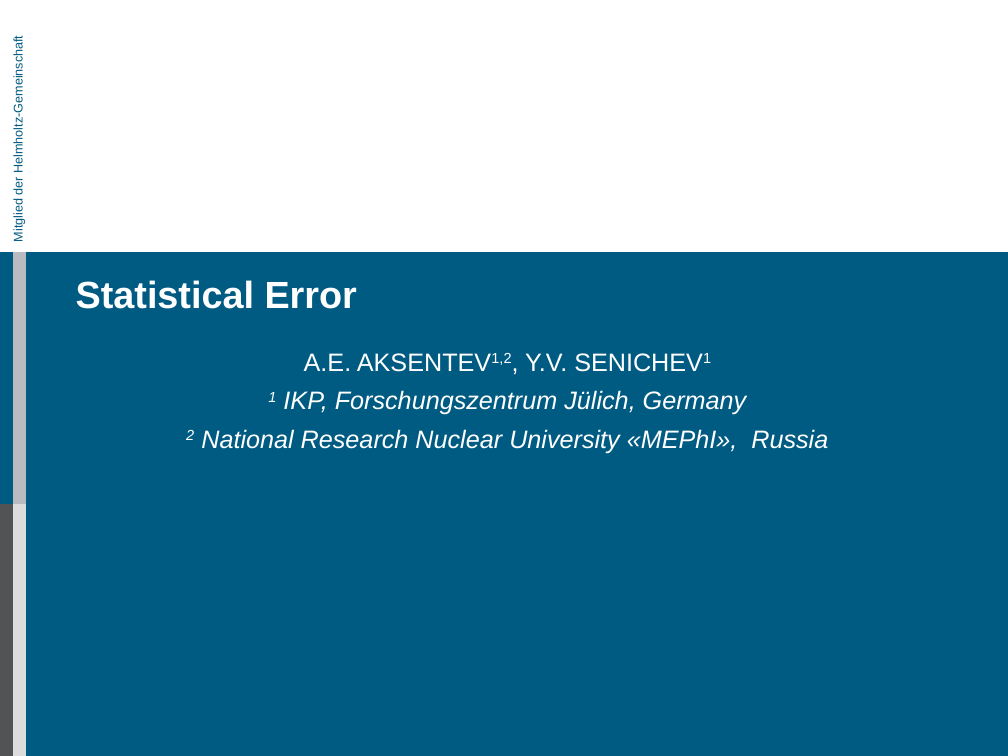
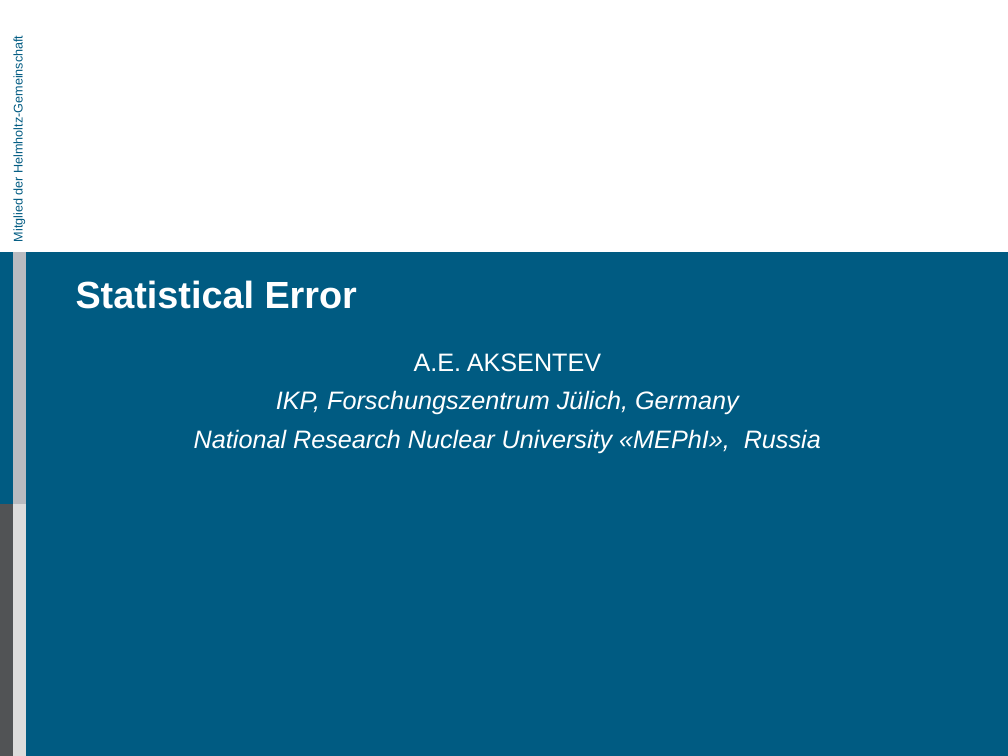
Before and after one commit to AlexAksentyev/EDM, a slide deck: slide 1 of Reports/CM/CM_proto.ppt. Drawn at 1008x756 pixels with LibreOffice and Linux fonts; fonts in the diff are those of the drawing; background and template pictures are left out. Boxes give left, top, right and bottom in pixels: in the first picture for what was removed or moved away, otherwise in the second. Text is boxed around its words. In the diff, an @@ line names an element or a change of style, - is before the commit and + after.

```diff
--- a/Reports/CM/CM_proto.ppt
+++ b/Reports/CM/CM_proto.ppt
@@ text at box(194, 353, 821, 454): text changed @@
-A.E. AKSENTEV1,2, Y.V. SENICHEV1
-1 IKP, Forschungszentrum Jülich, Germany
-2 National Research Nuclear University «MEPhI», Russia
+A.E. AKSENTEV
+IKP, Forschungszentrum Jülich, Germany
+National Research Nuclear University «MEPhI», Russia
```
Also in this commit, not shown: 4 other slides changed, 2 slides added, 1 slide removed, 6 other files.
